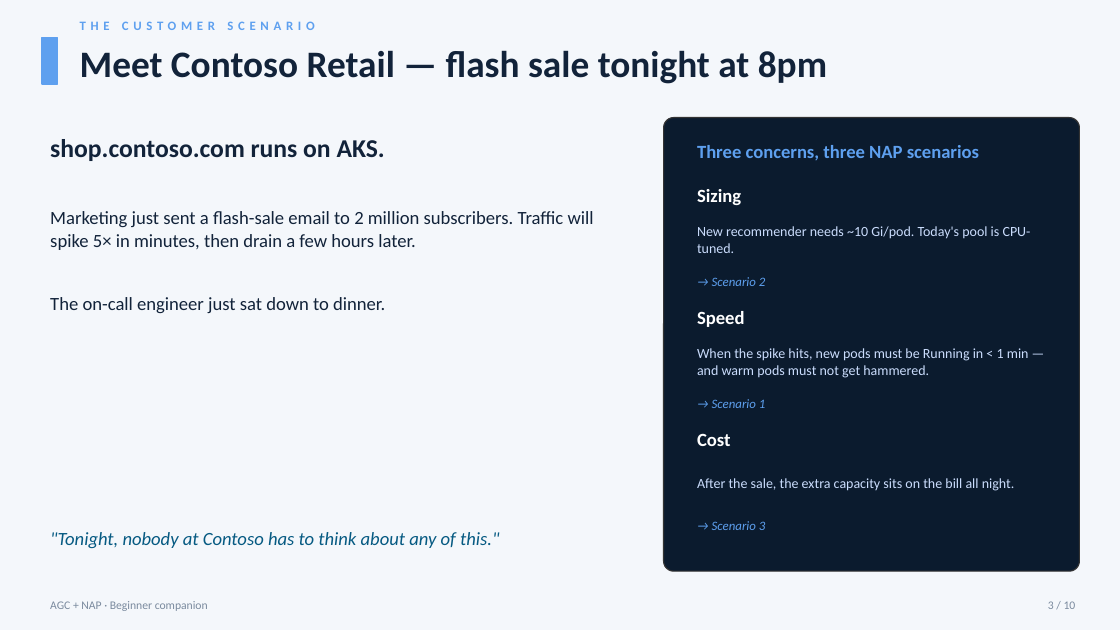
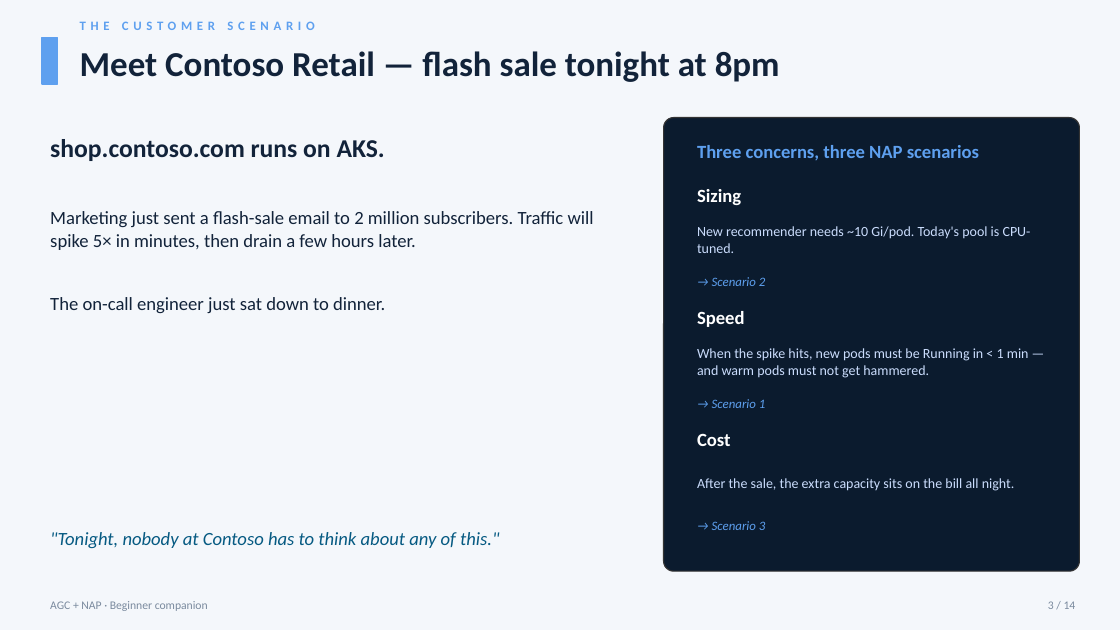
Before and after one commit to Vyshnavi-MSFT/nap-agc-demo, a slide deck: slide 3 of docs/AGC-NAP-Beginner-Deck.pptx. Drawn at 1120x630 pixels with LibreOffice and Linux fonts; fonts in the diff are those of the drawing. Boxes give left, top, right and bottom in pixels: in the first picture for what was removed or moved away, otherwise in the second. Text is boxed around its words. In the diff, an @@ line names an element or a change of style, - is before the commit and + after.

```diff
--- a/docs/AGC-NAP-Beginner-Deck.pptx
+++ b/docs/AGC-NAP-Beginner-Deck.pptx
@@ text "Meet Contoso Retail — flash ..." at <box>80,51,780,82</box>: size 32 to 30 pt @@
@@ text at <box>1048,601,1076,609</box>: text changed @@
-3 / 10
+3 / 14
```
Also in this commit, not shown: 7 other slides changed, 4 slides added.
